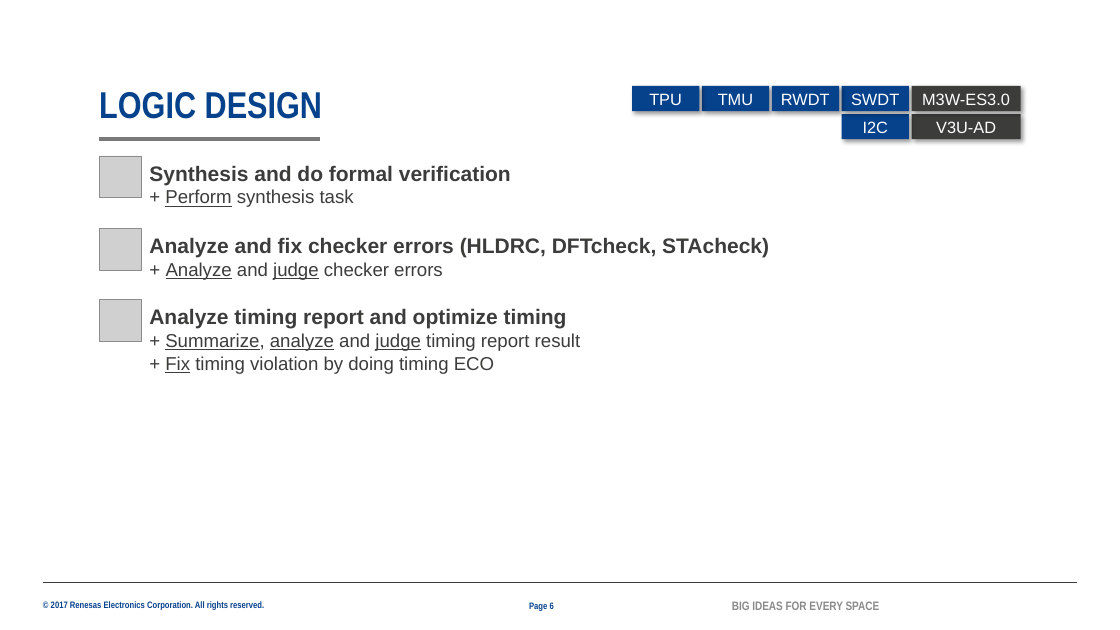
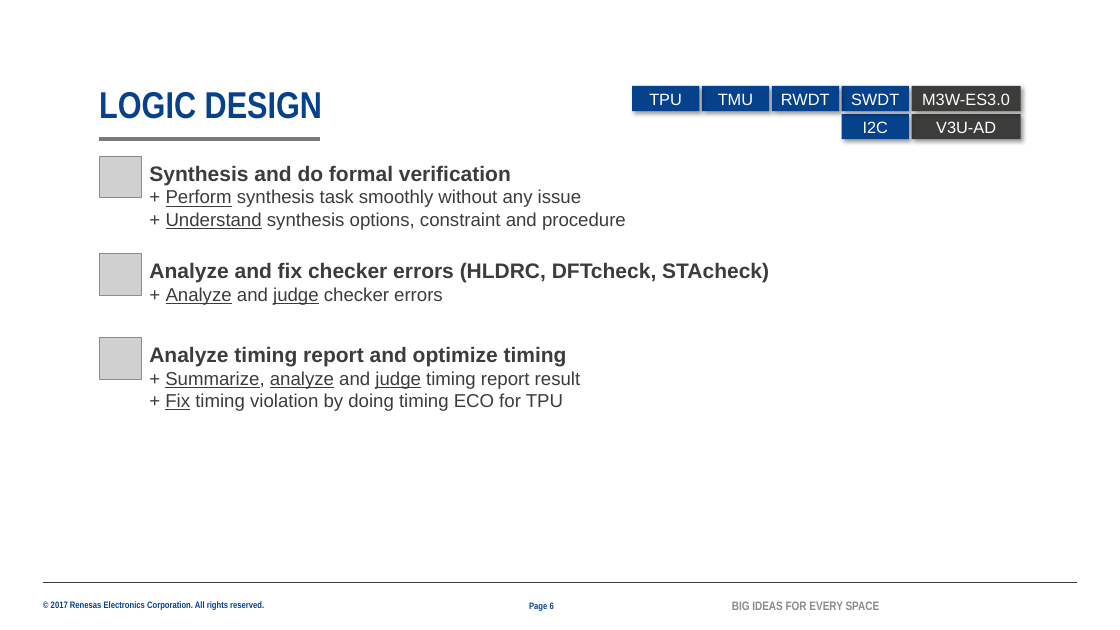
Before and after one commit to lesyhau/bridge, a slide deck: slide 6 of 2082_HauSyLe_PER_MentorMentee_26G.pptx. Drawn at 1120x630 pixels with LibreOffice and Linux fonts; fonts in the diff are those of the drawing; grey boxes stand for pictures; background and template pictures are left out. Boxes give left, top, right and bottom in pixels: in the first picture for what was removed or moved away, otherwise in the second. Text is boxed around its words. In the diff, an @@ line names an element or a change of style, - is before the commit and + after.

```diff
--- a/2082_HauSyLe_PER_MentorMentee_26G.pptx
+++ b/2082_HauSyLe_PER_MentorMentee_26G.pptx
@@ text at <box>166,189,626,230</box>: text changed @@
-+ Perform synthesis task
++ Perform synthesis task smoothly without any issue
++ Understand synthesis options, constraint and procedure
@@ picture: place and size @@
-picture at <box>99,229,141,271</box>
+picture at <box>99,254,141,296</box>
@@ text "Analyze and fix checker errors ...": place and size @@
-text "Analyze and fix checker errors ..." at <box>149,237,769,280</box>
+text "Analyze and fix checker errors ..." at <box>149,262,769,305</box>
@@ picture: place and size @@
-picture at <box>99,300,141,342</box>
+picture at <box>99,338,141,380</box>
@@ text "Analyze timing report and optimize ...": place and size @@
-text "Analyze timing report and optimize ..." at <box>149,308,581,374</box>
+text "Analyze timing report and optimize ..." at <box>149,346,581,411</box>
@@ text at <box>165,393,563,411</box>: text changed @@
-+ Fix timing violation by doing timing ECO
++ Fix timing violation by doing timing ECO for TPU
```
Also in this commit, not shown: 6 other slides changed.
